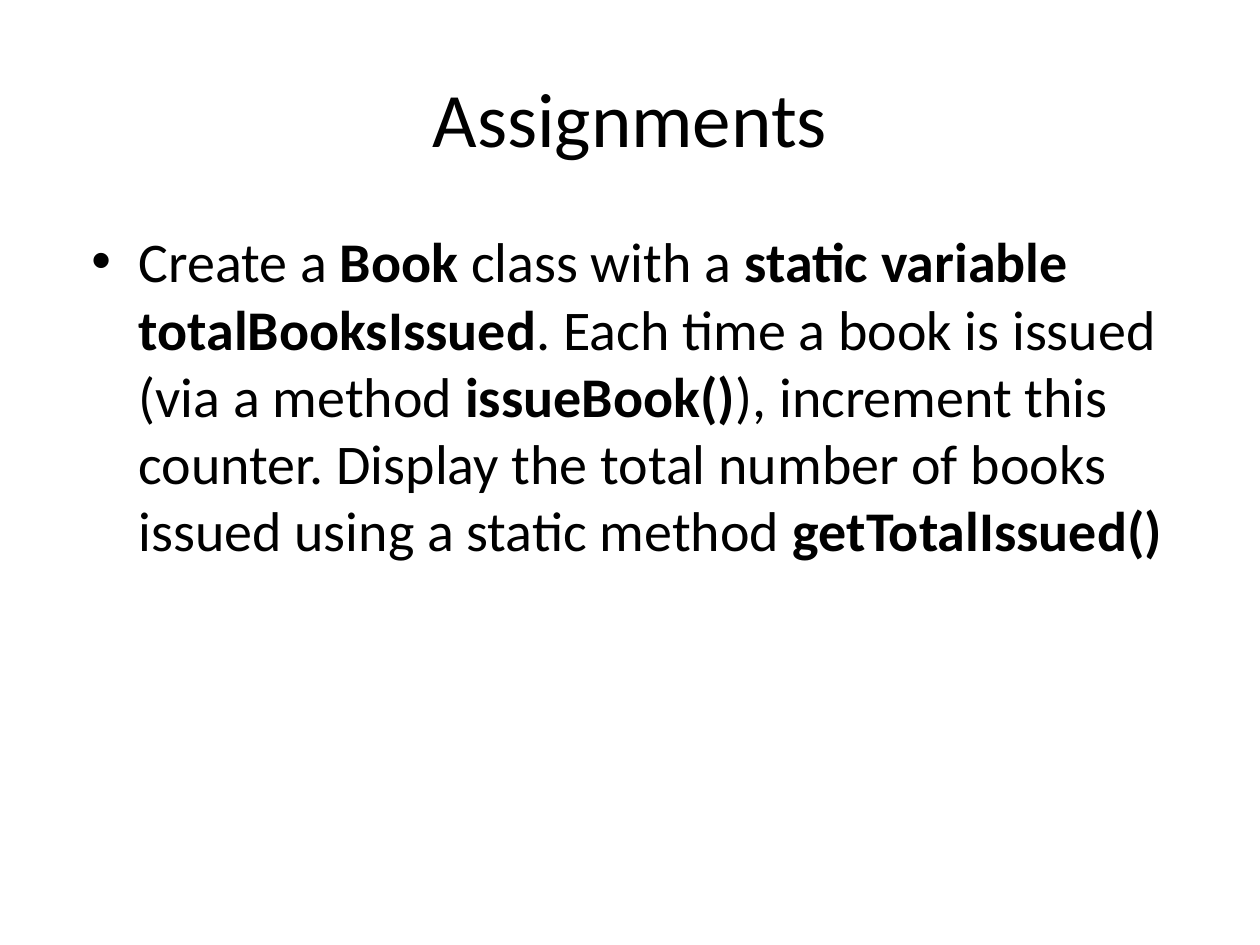
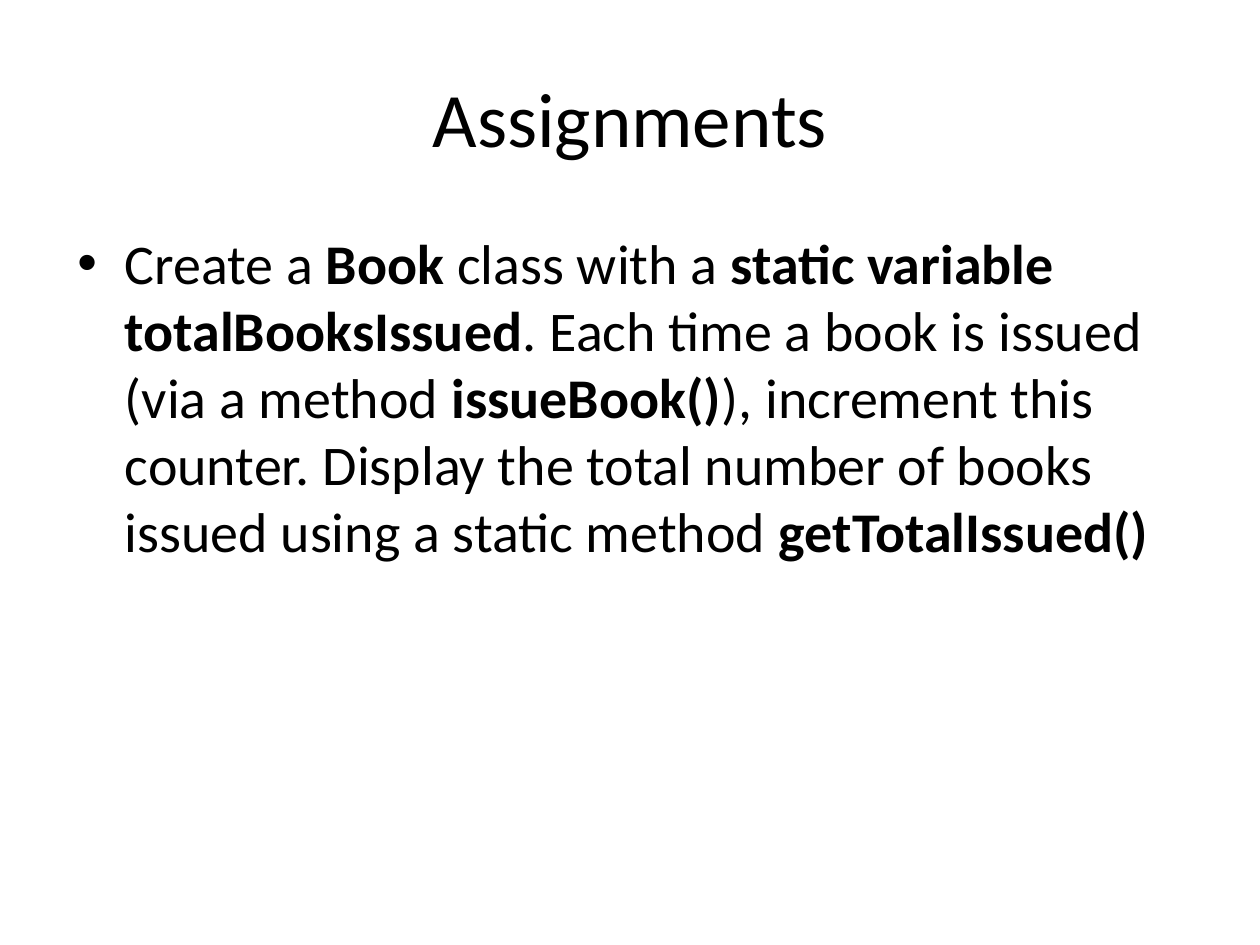
Before and after one commit to Tejas-Santosh-Nalawade/JAVA_PRACTICE_WIPRO, a slide deck: slide 21 of PPT/Interface.pptx. Drawn at 1260x945 pixels with LibreOffice and Linux fonts; fonts in the diff are those of the drawing. Boxes give left, top, right and bottom in pixels: in the first picture for what was removed or moved away, otherwise in the second. Text is boxed around its words. In the diff, an @@ line names an element or a change of style, - is before the commit and + after.

Commit message:
Week 2 Multithreading interface, static

```diff
--- a/PPT/Interface.pptx
+++ b/PPT/Interface.pptx
@@ text "Create a Book class with ..." moved from (x1=139, y1=242, x2=1162, y2=561) to (x1=125, y1=244, x2=1148, y2=562) @@
```
Also in this commit, not shown: 11 other files.
